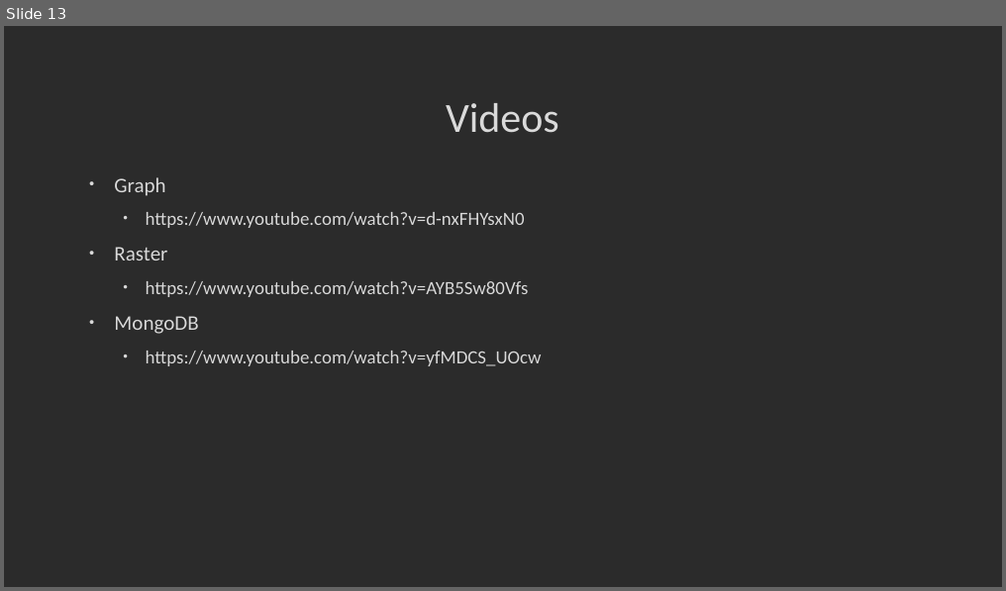
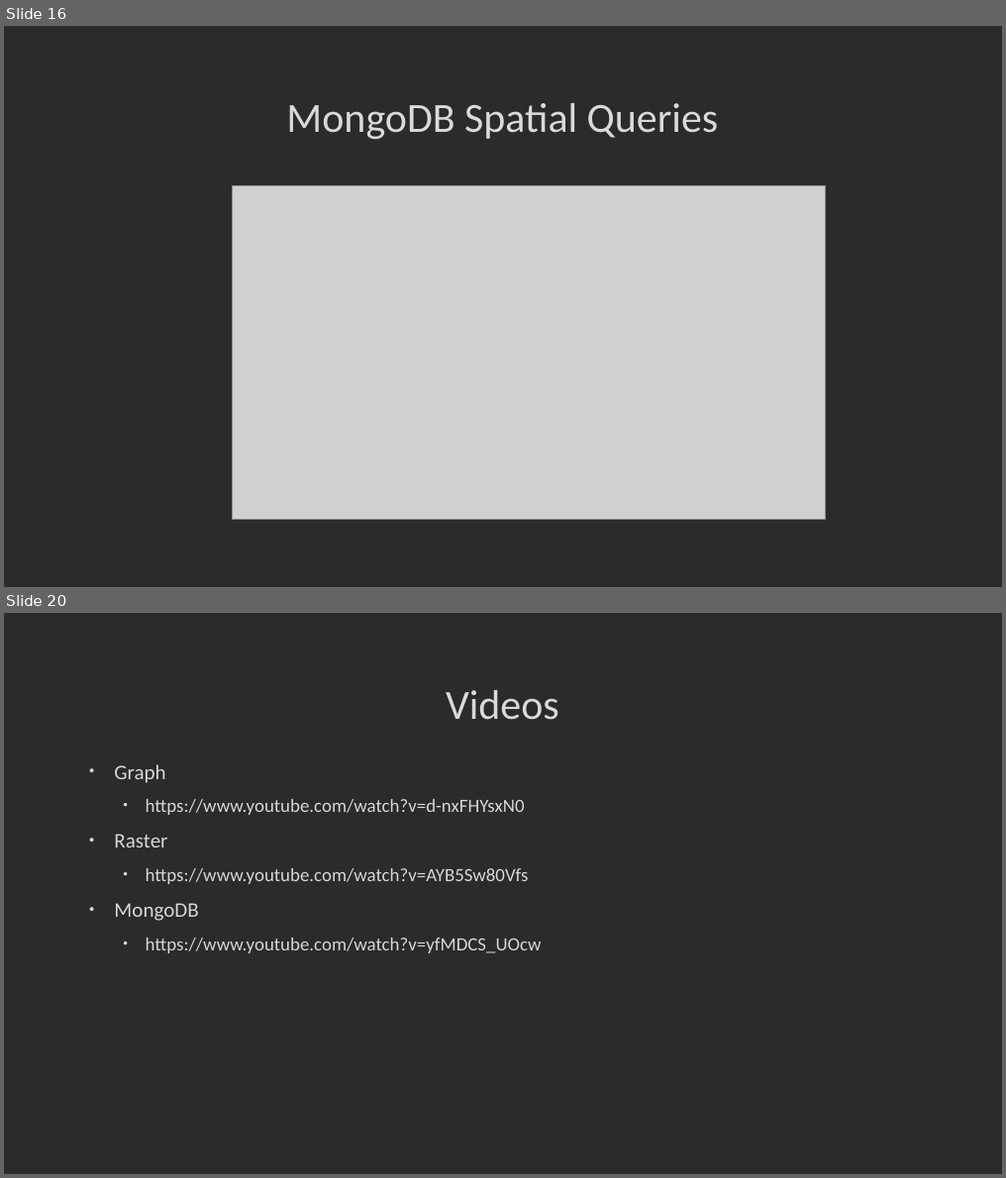
Before and after one commit to MGIS-UMN/GIS5577_week9, a slide deck: big_spatial_data.odp. Shown one above the other, each under a label of ours: slide 13 before the commit, slides 16 and 20 after it; the slides between them are not shown. The pictures are 1006x591 and 1006x1178 pixels, drawn with LibreOffice and Linux fonts; fonts in the diff are those of the drawing; grey boxes stand for pictures; background and template pictures are left out; a plain dark background stands for a picture behind light text. Boxes give left, top, right and bottom in pixels: in the first picture for what was removed or moved away, otherwise in the second. Text is boxed around its words. In the diff, an @@ line names an element or a change of style, - is before the commit and + after.

```diff
--- a/big_spatial_data.odp
+++ b/big_spatial_data.odp
@@ slide 16 added at <box>4,26,1002,587</box>, background picture (left out) @@
@@ title added at <box>286,103,719,139</box>, 40 pt, text #DADADA @@
+MongoDB Spatial Queries
@@ picture added at <box>233,186,826,520</box> @@
@@ what was slide 13 is now slide 20 @@
```
Also in this commit, not shown: 4 slides changed, 6 other slides added.
